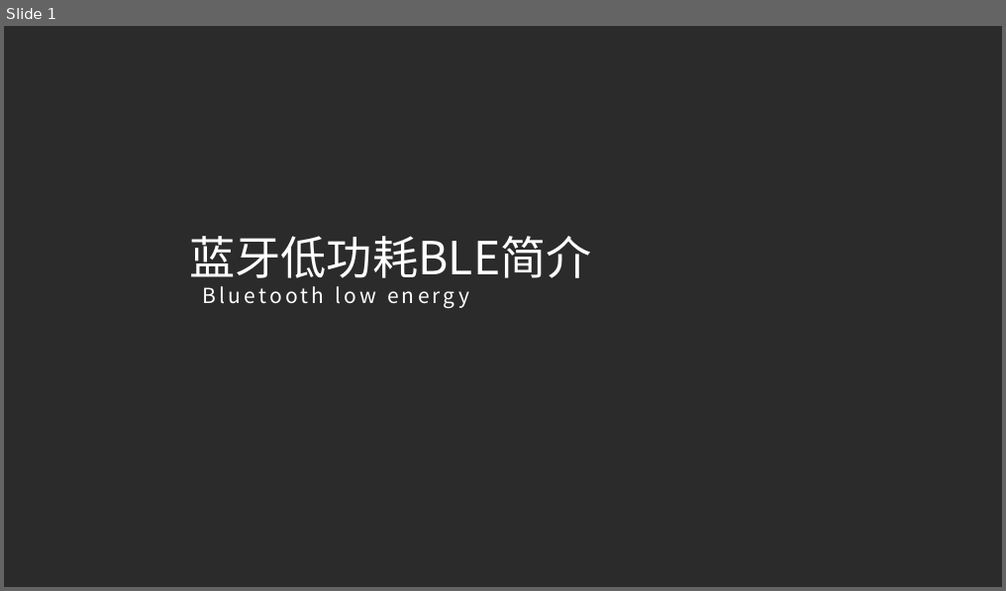
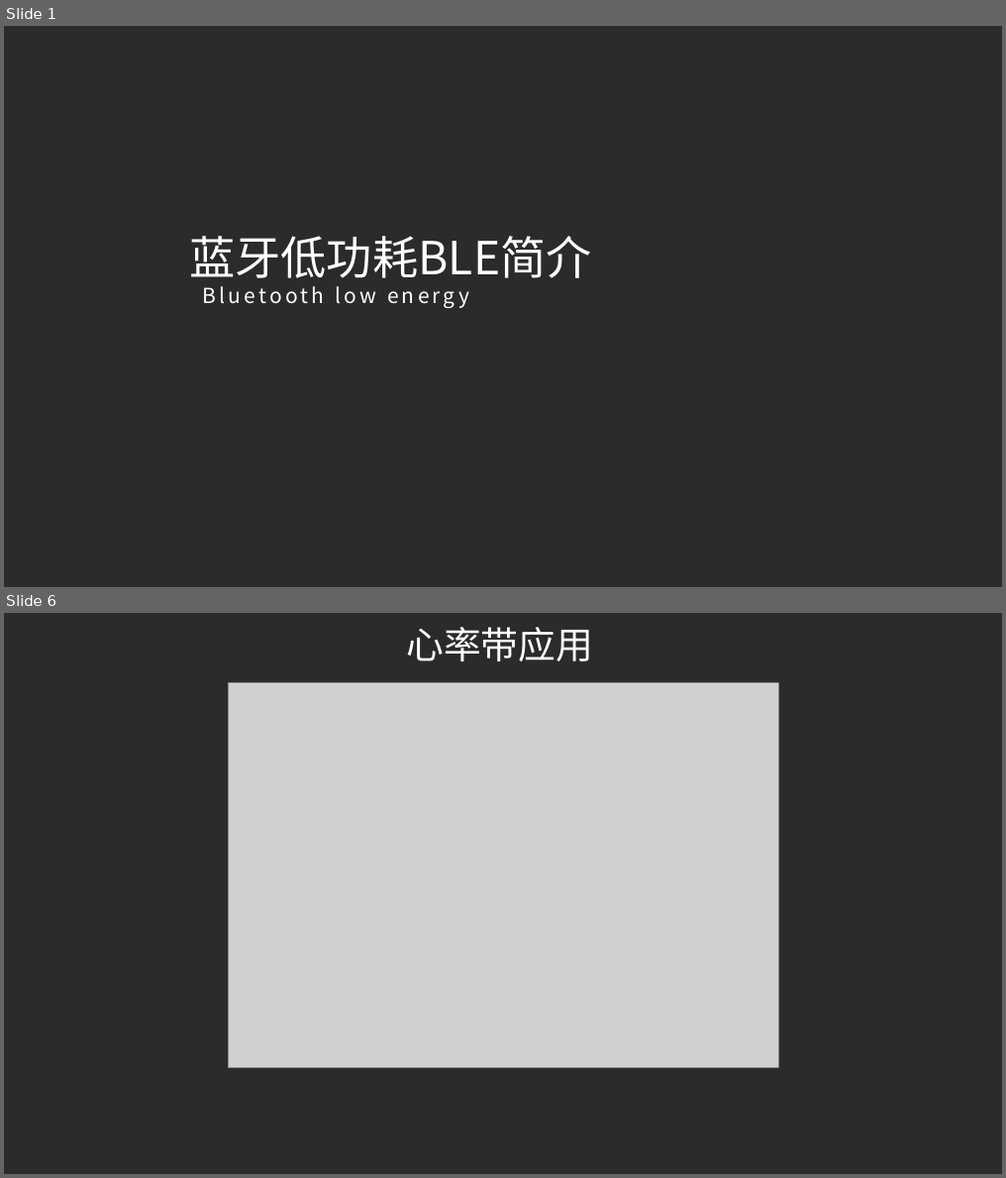
Before and after one commit to PengleiYu/BLE_PPT, a slide deck: BLE蓝牙低功耗简介.pptx. Shown one above the other, each under a label of ours: slide 1 before the commit, slides 1 and 6 after it; the slides between them are not shown. The pictures are 1006x591 and 1006x1178 pixels, drawn with LibreOffice and Linux fonts; fonts in the diff are those of the drawing; grey boxes stand for pictures; background and template pictures are left out; a plain dark background stands for a picture behind light text. Boxes give left, top, right and bottom in pixels: in the first picture for what was removed or moved away, otherwise in the second. Text is boxed around its words. In the diff, an @@ line names an element or a change of style, - is before the commit and + after.

```diff
--- a/BLE蓝牙低功耗简介.pptx
+++ b/BLE蓝牙低功耗简介.pptx
@@ slide 6 added at [4,613,1002,1174], background picture (left out) @@
@@ title added at [406,627,593,662], 36 pt, text #FFFFFF @@
+心率带应用
@@ picture added at [228,682,778,1068] @@
```
Also in this commit, not shown: 1 slide changed, 27 other slides added, 3 slides removed.
